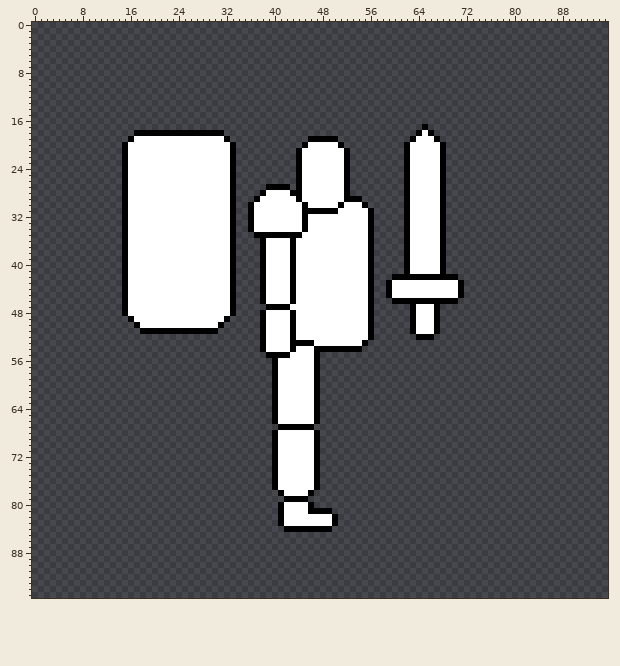
Edited in one commit: pixel-art file (Aseprite/Bone Animations/Bone Animation Sprites - Standart.aseprite). Above is the file before it was changed.
96x96 pixels, 1 frame.
And afterwards:
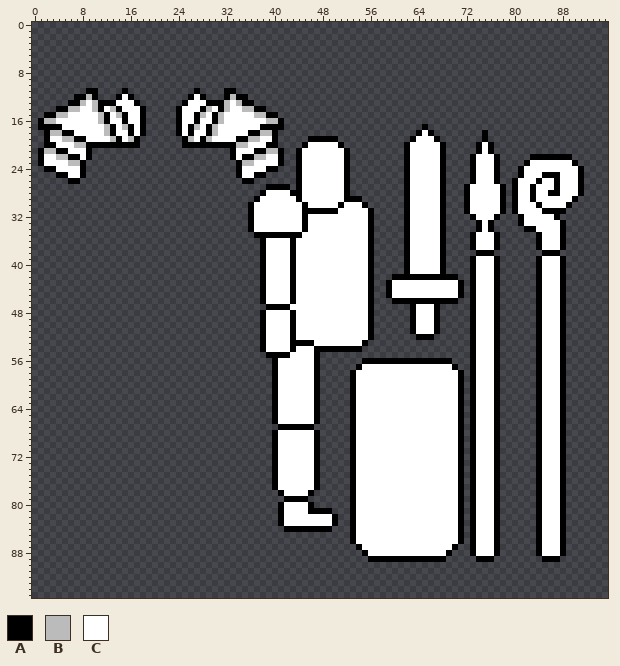
Palette (. is transparent): A #000000  B #bbbbbb  C #ffffff
Edits made:
layer "@Spear/Spear (Shaft)" added
layer "@Spear/Spear (Blade)" added
layer "@MagicStaff/MagicStaff (Staff)" added
layer "@MagicStaff/MagicStaff (Head)" added
layer "Arm (Shoulder) ver2" added
layer "Arm (Shoulder) ver2 #2" added
Changed rows in their new state; - is an unchanged pixel.
first column x 1:
11 --------AA----A-----------A----AA----------------------------------------------------------
12 ------AABA---ACA---------ACA---ABAA--------------------------------------------------------
13 -----AABCBAAACCCA-------ACCCAAABCBAA-------------------------------------------------------
14 ---AABBCCBACBACCCA-----ACCCABCABCCBBAA-----------------------------------------------------
15 -AABBCCCCCBACBACCA-----ACCABCABCCCCCBBAA---------------------------------------------------
16 ABBCCCCCCCBACCACCA-----ACCACCABCCCCCCCBBA--------------------------------------------------
17 AAAACCCCCCCBACBACA-----ACABCABCCCCCCCAAAA--------------------------------------------------
18 -ABBAACCCCCBACCAC-.....-C-CC-BCCCCCAABBA----------------------------------A----------------
19 -ACCBBAACCCCBACBA.......AB-AB--CCAABBCCA----------------------------------A----------------
20 -AACCCBBAAAAAA-AA.......AAAAAAAA-BBCCCAA---------------------------------ACA---------------
21 ABBAACCCA-----..................-CCCAABBA--------------------------------ACA---------------
22 ACCBBAACA-----..................-CAABBCCA-------------------------------ACCCA-----AAAAAAA--
23 ACCCCBBA------...................ABBCCCCA-------------------------------ACCCA----ACCCCCCCA-
24 -AACCCCA------...................ACCCCAA--------------------------------ACCCA---ACCCCCCCCCA
25 ---AACCA------...................ACCAA----------------------------------ACCCA---ACCCAAACCCA
26 -----AA-------...................-AA------------------------------------ACCCA--ACCCACCACCCA
27 --------------...................--------------------------------------ACCCCCA-ACCACCCACCCA
28 --------------...................--------------------------------------ACCCCCA-ACCACCAACCCA
29 --------------...................--------------------------------------ACCCCCA-ACCACCCCCCA-
30 --------------...................--------------------------------------ACCCCCA-ACCCACCCCA--
31 --------------...................--------------------------------------ACCCCCA-ACCCCAAAA---
32 --------------...................---------------------------------------ACCCA---ACCCCCA----
33 --------------...................----------------------------------------ACA----ACCCCCCA---
34 --------------...................----------------------------------------ACA-----AACCCCA---
35 --------------...................---------------------------------------ACCCA------ACCCA---
36 --------------...................---------------------------------------ACCCA------ACCCA---
37 --------------...................---------------------------------------ACCCA------ACCCA---
38 --------------...................----------------------------------------AAA--------AAA----
39 --------------...................---------------------------------------ACCCA------ACCCA---
40 --------------...................---------------------------------------ACCCA------ACCCA---
41 --------------...................---------------------------------------ACCCA------ACCCA---
42 --------------...................---------------------------------------ACCCA------ACCCA---
43 --------------...................---------------------------------------ACCCA------ACCCA---
44 --------------...................---------------------------------------ACCCA------ACCCA---
45 --------------...................---------------------------------------ACCCA------ACCCA---
46 --------------...................---------------------------------------ACCCA------ACCCA---
47 --------------...................---------------------------------------ACCCA------ACCCA---
48 --------------...................---------------------------------------ACCCA------ACCCA---
49 ---------------.................----------------------------------------ACCCA------ACCCA---
50 ----------------...............-----------------------------------------ACCCA------ACCCA---
51 -----------------.............------------------------------------------ACCCA------ACCCA---
52 ------------------------------------------------------------------------ACCCA------ACCCA---
53 ------------------------------------------------------------------------ACCCA------ACCCA---
54 ------------------------------------------------------------------------ACCCA------ACCCA---
55 ------------------------------------------------------------------------ACCCA------ACCCA---
56 ------------------------------------------------------AAAAAAAAAAAAAAA---ACCCA------ACCCA---
57 -----------------------------------------------------ACCCCCCCCCCCCCCCA--ACCCA------ACCCA---
58 ----------------------------------------------------ACCCCCCCCCCCCCCCCCA-ACCCA------ACCCA---
59 ----------------------------------------------------ACCCCCCCCCCCCCCCCCA-ACCCA------ACCCA---
60 ----------------------------------------------------ACCCCCCCCCCCCCCCCCA-ACCCA------ACCCA---
61 ----------------------------------------------------ACCCCCCCCCCCCCCCCCA-ACCCA------ACCCA---
62 ----------------------------------------------------ACCCCCCCCCCCCCCCCCA-ACCCA------ACCCA---
63 ----------------------------------------------------ACCCCCCCCCCCCCCCCCA-ACCCA------ACCCA---
64 ----------------------------------------------------ACCCCCCCCCCCCCCCCCA-ACCCA------ACCCA---
65 ----------------------------------------------------ACCCCCCCCCCCCCCCCCA-ACCCA------ACCCA---
66 ----------------------------------------------------ACCCCCCCCCCCCCCCCCA-ACCCA------ACCCA---
67 ----------------------------------------------------ACCCCCCCCCCCCCCCCCA-ACCCA------ACCCA---
68 ----------------------------------------------------ACCCCCCCCCCCCCCCCCA-ACCCA------ACCCA---
69 ----------------------------------------------------ACCCCCCCCCCCCCCCCCA-ACCCA------ACCCA---
70 ----------------------------------------------------ACCCCCCCCCCCCCCCCCA-ACCCA------ACCCA---
71 ----------------------------------------------------ACCCCCCCCCCCCCCCCCA-ACCCA------ACCCA---
72 ----------------------------------------------------ACCCCCCCCCCCCCCCCCA-ACCCA------ACCCA---
73 ----------------------------------------------------ACCCCCCCCCCCCCCCCCA-ACCCA------ACCCA---
74 ----------------------------------------------------ACCCCCCCCCCCCCCCCCA-ACCCA------ACCCA---
75 ----------------------------------------------------ACCCCCCCCCCCCCCCCCA-ACCCA------ACCCA---
76 ----------------------------------------------------ACCCCCCCCCCCCCCCCCA-ACCCA------ACCCA---
77 ----------------------------------------------------ACCCCCCCCCCCCCCCCCA-ACCCA------ACCCA---
78 ----------------------------------------------------ACCCCCCCCCCCCCCCCCA-ACCCA------ACCCA---
79 ----------------------------------------------------ACCCCCCCCCCCCCCCCCA-ACCCA------ACCCA---
80 ----------------------------------------------------ACCCCCCCCCCCCCCCCCA-ACCCA------ACCCA---
81 ----------------------------------------------------ACCCCCCCCCCCCCCCCCA-ACCCA------ACCCA---
82 ----------------------------------------------------ACCCCCCCCCCCCCCCCCA-ACCCA------ACCCA---
83 ----------------------------------------------------ACCCCCCCCCCCCCCCCCA-ACCCA------ACCCA---
84 ----------------------------------------------------ACCCCCCCCCCCCCCCCCA-ACCCA------ACCCA---
85 ----------------------------------------------------ACCCCCCCCCCCCCCCCCA-ACCCA------ACCCA---
86 ----------------------------------------------------ACCCCCCCCCCCCCCCCCA-ACCCA------ACCCA---
87 -----------------------------------------------------ACCCCCCCCCCCCCCCA--ACCCA------ACCCA---
88 ------------------------------------------------------ACCCCCCCCCCCCCA---ACCCA------ACCCA---
89 -------------------------------------------------------AAAAAAAAAAAAA-----AAA--------AAA----
